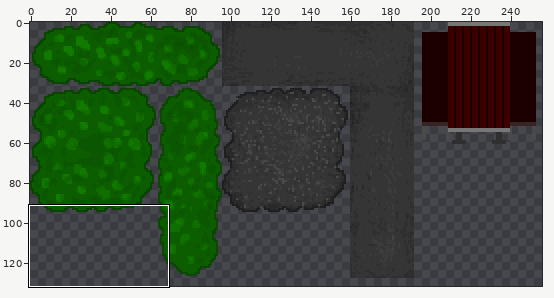
Two versions of one sprite sheet, maps/erba_outdoor.png. Above: a wide view before the commit, with the close-up outlined.
Close-up. Before the edit:
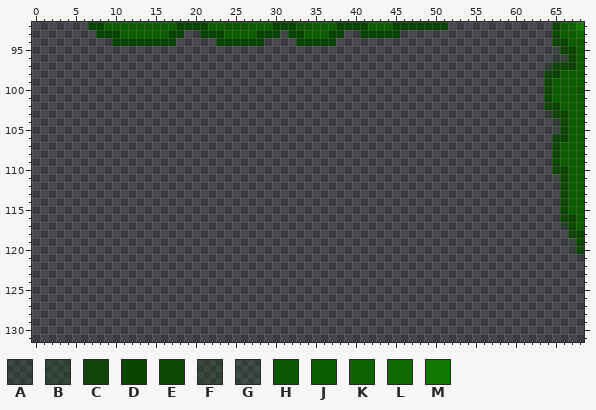
The file is 256x256 pixels. Pixels under 10% opacity are left out. Colours within 5 levels of each other are drawn and written as one. Shown: x 0..68, y 92..131. The wide view leaves out empty margins.
Palette (. is transparent): A #09450027  B #0945003d  C #094500d8  D #094500  E #094700ea  F #09480032  G #0a4e001e  H #0b5600  J #0c5c00  K #0d6300  L #0e6a00  M #117b00
Pixels before (only the part around the change), first column x 0:
 92 .......DDJJJJJJJJJDDDDJJHHHJJJDDDHHJJJDDDDJJJDDDDDDD.............EJKM
 93 ........DDDJJJJJJDD..DDDJJJJDDDGDDJJJDD..DDDDD...................EJJL
 94 ..........DDDDDDDD.....DDDDDD....DDDDD...........................CDJJ
 95 .................................................................ACDJ
 96 .................................................................ABEJ
 97 ................................................................ACEDJ
 98 ................................................................CDJJJ
 99 ................................................................EJJJJ
100 ................................................................EJJJH
101 ................................................................EJJJJ
102 ................................................................CDJJJ
103 ................................................................ACDJJ
104 .................................................................AEJJ
105 .................................................................AEJJ
106 .................................................................CDJJ
107 .................................................................EJJJ
108 .................................................................EJJJ
109 .................................................................EJJJ
110 .................................................................CDJJ
111 .................................................................AEJJ
112 ..................................................................EJJ
113 ..................................................................EJJ
114 ..................................................................EJJ
115 ..................................................................EJJ
116 ..................................................................CDJ
117 ..................................................................FEJ
118 ...................................................................CD
119 ...................................................................AE
120 ...................................................................GC
121 .....................................................................
122 .....................................................................
123 .....................................................................
124 .....................................................................
125 .....................................................................
126 .....................................................................
127 .....................................................................
128 .....................................................................
129 .....................................................................
130 .....................................................................
131 .....................................................................
After:
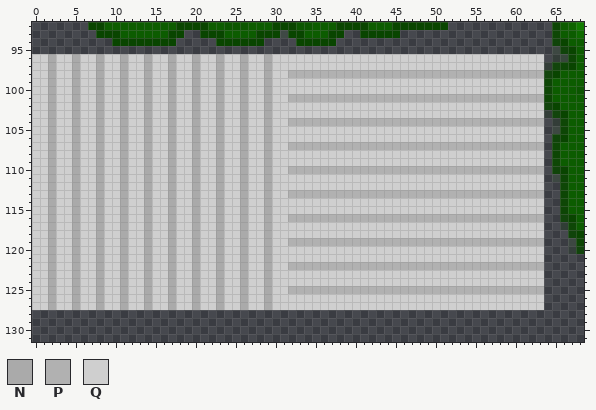
Colours new in this view: N #aaaaaa  P #b1b1b1  Q #cfcfcf
The exact change:
Changed rows in their new state; - is an unchanged pixel.
first column x 0:
 96 QQNQQNQQNQQNQQNQQNQQNQQNQQNQQNQQQQQQQQQQQQQQQQQQQQQQQQQQQQQQQQQQ
 97 QQNQQNQQNQQNQQNQQNQQNQQNQQNQQNQQQQQQQQQQQQQQQQQQQQQQQQQQQQQQQQQQ
 98 QQNQQNQQNQQNQQNQQNQQNQQNQQNQQNQQPPPPPPPPPPPPPPPPPPPPPPPPPPPPPPPP
 99 QQNQQNQQNQQNQQNQQNQQNQQNQQNQQNQQQQQQQQQQQQQQQQQQQQQQQQQQQQQQQQQQ
100 QQNQQNQQNQQNQQNQQNQQNQQNQQNQQNQQQQQQQQQQQQQQQQQQQQQQQQQQQQQQQQQQ
101 QQNQQNQQNQQNQQNQQNQQNQQNQQNQQNQQPPPPPPPPPPPPPPPPPPPPPPPPPPPPPPPP
102 QQNQQNQQNQQNQQNQQNQQNQQNQQNQQNQQQQQQQQQQQQQQQQQQQQQQQQQQQQQQQQQQ
103 QQNQQNQQNQQNQQNQQNQQNQQNQQNQQNQQQQQQQQQQQQQQQQQQQQQQQQQQQQQQQQQQ
104 QQNQQNQQNQQNQQNQQNQQNQQNQQNQQNQQPPPPPPPPPPPPPPPPPPPPPPPPPPPPPPPP
105 QQNQQNQQNQQNQQNQQNQQNQQNQQNQQNQQQQQQQQQQQQQQQQQQQQQQQQQQQQQQQQQQ
106 QQNQQNQQNQQNQQNQQNQQNQQNQQNQQNQQQQQQQQQQQQQQQQQQQQQQQQQQQQQQQQQQ
107 QQNQQNQQNQQNQQNQQNQQNQQNQQNQQNQQPPPPPPPPPPPPPPPPPPPPPPPPPPPPPPPP
108 QQNQQNQQNQQNQQNQQNQQNQQNQQNQQNQQQQQQQQQQQQQQQQQQQQQQQQQQQQQQQQQQ
109 QQNQQNQQNQQNQQNQQNQQNQQNQQNQQNQQQQQQQQQQQQQQQQQQQQQQQQQQQQQQQQQQ
110 QQNQQNQQNQQNQQNQQNQQNQQNQQNQQNQQPPPPPPPPPPPPPPPPPPPPPPPPPPPPPPPP
111 QQNQQNQQNQQNQQNQQNQQNQQNQQNQQNQQQQQQQQQQQQQQQQQQQQQQQQQQQQQQQQQQ
112 QQNQQNQQNQQNQQNQQNQQNQQNQQNQQNQQQQQQQQQQQQQQQQQQQQQQQQQQQQQQQQQQ
113 QQNQQNQQNQQNQQNQQNQQNQQNQQNQQNQQPPPPPPPPPPPPPPPPPPPPPPPPPPPPPPPP
114 QQNQQNQQNQQNQQNQQNQQNQQNQQNQQNQQQQQQQQQQQQQQQQQQQQQQQQQQQQQQQQQQ
115 QQNQQNQQNQQNQQNQQNQQNQQNQQNQQNQQQQQQQQQQQQQQQQQQQQQQQQQQQQQQQQQQ
116 QQNQQNQQNQQNQQNQQNQQNQQNQQNQQNQQPPPPPPPPPPPPPPPPPPPPPPPPPPPPPPPP
117 QQNQQNQQNQQNQQNQQNQQNQQNQQNQQNQQQQQQQQQQQQQQQQQQQQQQQQQQQQQQQQQQ
118 QQNQQNQQNQQNQQNQQNQQNQQNQQNQQNQQQQQQQQQQQQQQQQQQQQQQQQQQQQQQQQQQ
119 QQNQQNQQNQQNQQNQQNQQNQQNQQNQQNQQPPPPPPPPPPPPPPPPPPPPPPPPPPPPPPPP
120 QQNQQNQQNQQNQQNQQNQQNQQNQQNQQNQQQQQQQQQQQQQQQQQQQQQQQQQQQQQQQQQQ
121 QQNQQNQQNQQNQQNQQNQQNQQNQQNQQNQQQQQQQQQQQQQQQQQQQQQQQQQQQQQQQQQQ
122 QQNQQNQQNQQNQQNQQNQQNQQNQQNQQNQQPPPPPPPPPPPPPPPPPPPPPPPPPPPPPPPP
123 QQNQQNQQNQQNQQNQQNQQNQQNQQNQQNQQQQQQQQQQQQQQQQQQQQQQQQQQQQQQQQQQ
124 QQNQQNQQNQQNQQNQQNQQNQQNQQNQQNQQQQQQQQQQQQQQQQQQQQQQQQQQQQQQQQQQ
125 QQNQQNQQNQQNQQNQQNQQNQQNQQNQQNQQPPPPPPPPPPPPPPPPPPPPPPPPPPPPPPPP
126 QQNQQNQQNQQNQQNQQNQQNQQNQQNQQNQQQQQQQQQQQQQQQQQQQQQQQQQQQQQQQQQQ
127 QQNQQNQQNQQNQQNQQNQQNQQNQQNQQNQQQQQQQQQQQQQQQQQQQQQQQQQQQQQQQQQQ
Pixel boxes of the changes (left, top, right, bottom) in both close-ups:
added: (32, 54, 544, 310)
